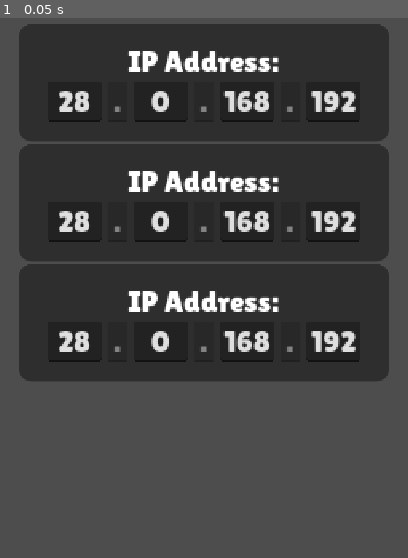
Above: before the commit, frame 1.
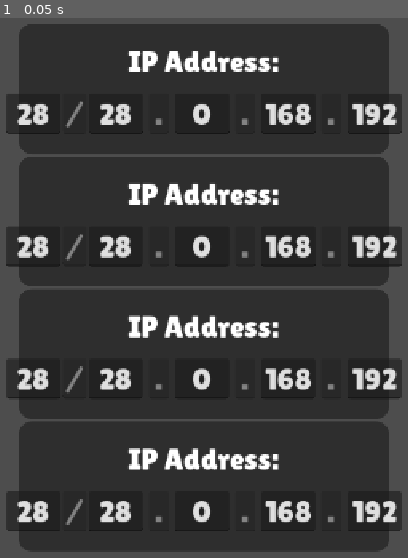
Above: after the commit, the same moment.

Repository: Blxee/255-problems
Game: Godot game, scene res://network_editor.tscn
Two runs of this game, one before a commit and one after it. Both use one fixed random seed, a clock stepped at 60 frames per second and the inputs below.
Inputs:
- Up to frame 1 (0.05 s): no input

The runs differ from the first frame. In frame 1, 41% of the frame differs, in the area x 1-99%, y 13-99%.

Commit message:
Added: subnet cidr filed

Diff:
--- /dev/null
+++ b/ip_addr.gd
@@ -0,0 +1,37 @@
+extends LineEdit
+
+var value: String = "0"
+
+func _on_text_changed(new_text: String) -> void:
+	if new_text.is_empty():
+		return
+	if not new_text.is_valid_int():
+		text = value
+	else:
+		var num: int = new_text.to_int()
+		if num < 0:
+			text = "0"
+		if num > 255:
+			text = "255"
+
+		value = str(num)
+
+
+func _on_cidr_text_changed(new_text: String) -> void:
+	if new_text.is_empty():
+		return
+	if not new_text.is_valid_int():
+		text = value
+	else:
+		var num: int = new_text.to_int()
+		if num < 0:
+			text = "0"
+		if num > 32:
+			text = "32"
+
+		value = str(num)
+
+
+func _on_focus_exited() -> void:
+	if text.is_empty():
+		text = "0"
--- /dev/null
+++ b/ip_editor.gd
@@ -0,0 +1,13 @@
+@tool
+extends PanelContainer
+
+@export var label: String = "IP Address":
+	set(val):
+		%Label.text = val
+		label = val
+
+@export var is_mask: bool = false:
+	set(val):
+		is_mask = val
+		%MaskSep.visible = is_mask
+		%Mask.visible = is_mask
--- a/ip_editor.tscn
+++ b/ip_editor.tscn
@@ -1,11 +1,14 @@
 [gd_scene format=3 uid="uid://bcv637dtrxlu8"]
 
+[ext_resource type="Script" uid="uid://dlnkhk0tkx1yu" path="res://ip_editor.gd" id="1_y0ay6"]
+[ext_resource type="Script" uid="uid://bauhqb4qerkss" path="res://ip_addr.gd" id="2_jtu5y"]
+
 [node name="IpEditor" type="PanelContainer" unique_id=374481799]
-anchors_preset = 15
+anchors_preset = 10
 anchor_right = 1.0
-anchor_bottom = 1.0
+offset_bottom = 122.0
 grow_horizontal = 2
-grow_vertical = 2
+script = ExtResource("1_y0ay6")
 
 [node name="MarginContainer" type="MarginContainer" parent="." unique_id=1595785900]
 layout_mode = 2
@@ -19,10 +22,16 @@
 size_flags_vertical = 4
 
 [node name="Label" type="Label" parent="MarginContainer/VBoxContainer" unique_id=1469947663]
+unique_name_in_owner = true
 layout_mode = 2
 text = "IP Address:"
 horizontal_alignment = 1
 vertical_alignment = 1
+
+[node name="HSeparator" type="HSeparator" parent="MarginContainer/VBoxContainer" unique_id=798236257]
+modulate = Color(1, 1, 1, 0)
+custom_minimum_size = Vector2(0, 16)
+layout_mode = 2
 
 [node name="HBoxContainer" type="HBoxContainer" parent="MarginContainer/VBoxContainer" unique_id=1254120576]
 layout_mode = 2
@@ -30,11 +39,12 @@
 theme_override_constants/separation = -128
 alignment = 1
 
-[node name="LineEdit" type="LineEdit" parent="MarginContainer/VBoxContainer/HBoxContainer" unique_id=1193078964]
+[node name="IPAddr1" type="LineEdit" parent="MarginContainer/VBoxContainer/HBoxContainer" unique_id=1193078964]
+unique_name_in_owner = true
 custom_maximum_size = Vector2(86, -1)
 layout_mode = 2
 size_flags_horizontal = 4
-focus_next = NodePath("../LineEdit3")
+focus_next = NodePath("../IPAddr2")
 text = "192"
 alignment = 1
 max_length = 3
@@ -42,6 +52,7 @@
 emoji_menu_enabled = false
 select_all_on_focus = true
 virtual_keyboard_type = 3
+script = ExtResource("2_jtu5y")
 
 [node name="Sep" type="LineEdit" parent="MarginContainer/VBoxContainer/HBoxContainer" unique_id=781497915]
 custom_minimum_size = Vector2(0.04, 0)
@@ -56,12 +67,13 @@
 expand_to_text_length = true
 emoji_menu_enabled = false
 
-[node name="LineEdit3" type="LineEdit" parent="MarginContainer/VBoxContainer/HBoxContainer" unique_id=164325342]
+[node name="IPAddr2" type="LineEdit" parent="MarginContainer/VBoxContainer/HBoxContainer" unique_id=164325342]
+unique_name_in_owner = true
 custom_maximum_size = Vector2(86, -1)
 layout_mode = 2
 size_flags_horizontal = 4
-focus_next = NodePath("../LineEdit5")
-focus_previous = NodePath("../LineEdit")
+focus_next = NodePath("../IPAddr3")
+focus_previous = NodePath("../IPAddr1")
 text = "168"
 alignment = 1
 max_length = 3
@@ -69,6 +81,7 @@
 emoji_menu_enabled = false
 select_all_on_focus = true
 virtual_keyboard_type = 3
+script = ExtResource("2_jtu5y")
 
 [node name="Sep1" type="LineEdit" parent="MarginContainer/VBoxContainer/HBoxContainer" unique_id=1447636609]
 custom_minimum_size = Vector2(0.04, 0)
@@ -82,12 +95,13 @@
 editable = false
 expand_to_text_length = true
 
-[node name="LineEdit5" type="LineEdit" parent="MarginContainer/VBoxContainer/HBoxContainer" unique_id=843244496]
+[node name="IPAddr3" type="LineEdit" parent="MarginContainer/VBoxContainer/HBoxContainer" unique_id=843244496]
+unique_name_in_owner = true
 custom_maximum_size = Vector2(86, -1)
 layout_mode = 2
 size_flags_horizontal = 4
-focus_next = NodePath("../LineEdit7")
-focus_previous = NodePath("../LineEdit3")
+focus_next = NodePath("../IPAddr4")
+focus_previous = NodePath("../IPAddr2")
 text = "0"
 alignment = 1
 max_length = 3
@@ -95,6 +109,7 @@
 emoji_menu_enabled = false
 select_all_on_focus = true
 virtual_keyboard_type = 3
+script = ExtResource("2_jtu5y")
 
 [node name="Sep2" type="LineEdit" parent="MarginContainer/VBoxContainer/HBoxContainer" unique_id=1058625910]
 custom_minimum_size = Vector2(0.04, 0)
@@ -108,11 +123,12 @@
 editable = false
 expand_to_text_length = true
 
-[node name="LineEdit7" type="LineEdit" parent="MarginContainer/VBoxContainer/HBoxContainer" unique_id=1141138161]
+[node name="IPAddr4" type="LineEdit" parent="MarginContainer/VBoxContainer/HBoxContainer" unique_id=1141138161]
+unique_name_in_owner = true
 custom_maximum_size = Vector2(86, -1)
 layout_mode = 2
 size_flags_horizontal = 4
-focus_previous = NodePath("../LineEdit5")
+focus_previous = NodePath("../IPAddr3")
 text = "28"
 alignment = 1
 max_length = 3
@@ -120,3 +136,42 @@
 emoji_menu_enabled = false
 select_all_on_focus = true
 virtual_keyboard_type = 3
+script = ExtResource("2_jtu5y")
+
+[node name="MaskSep" type="LineEdit" parent="MarginContainer/VBoxContainer/HBoxContainer" unique_id=2109408995]
+unique_name_in_owner = true
+custom_minimum_size = Vector2(0.04, 0)
+custom_maximum_size = Vector2(38, -1)
+propagate_maximum_size = true
+layout_mode = 2
+size_flags_horizontal = 4
+text = "/"
+alignment = 1
+max_length = 1
+editable = false
+expand_to_text_length = true
+
+[node name="Mask" type="LineEdit" parent="MarginContainer/VBoxContainer/HBoxContainer" unique_id=1076649419]
+unique_name_in_owner = true
+custom_maximum_size = Vector2(86, -1)
+layout_mode = 2
+size_flags_horizontal = 4
+focus_previous = NodePath("../IPAddr3")
+text = "28"
+alignment = 1
+max_length = 3
+expand_to_text_length = true
+emoji_menu_enabled = false
+select_all_on_focus = true
+virtual_keyboard_type = 3
+script = ExtResource("2_jtu5y")
+
+[connection signal="focus_exited" from="MarginContainer/VBoxContainer/HBoxContainer/IPAddr1" to="MarginContainer/VBoxContainer/HBoxContainer/IPAddr1" method="_on_focus_exited"]
+[connection signal="text_changed" from="MarginContainer/VBoxContainer/HBoxContainer/IPAddr1" to="MarginContainer/VBoxContainer/HBoxContainer/IPAddr1" method="_on_text_changed"]
+[connection signal="focus_exited" from="MarginContainer/VBoxContainer/HBoxContainer/IPAddr2" to="MarginContainer/VBoxContainer/HBoxContainer/IPAddr2" method="_on_focus_exited"]
+[connection signal="text_changed" from="MarginContainer/VBoxContainer/HBoxContainer/IPAddr2" to="MarginContainer/VBoxContainer/HBoxContainer/IPAddr2" method="_on_text_changed"]
+[connection signal="focus_exited" from="MarginContainer/VBoxContainer/HBoxContainer/IPAddr3" to="MarginContainer/VBoxContainer/HBoxContainer/IPAddr3" method="_on_focus_exited"]
+[connection signal="text_changed" from="MarginContainer/VBoxContainer/HBoxContainer/IPAddr3" to="MarginContainer/VBoxContainer/HBoxContainer/IPAddr3" method="_on_text_changed"]
+[connection signal="focus_exited" from="MarginContainer/VBoxContainer/HBoxContainer/IPAddr4" to="MarginContainer/VBoxContainer/HBoxContainer/IPAddr4" method="_on_focus_exited"]
+[connection signal="text_changed" from="MarginContainer/VBoxContainer/HBoxContainer/IPAddr4" to="MarginContainer/VBoxContainer/HBoxContainer/IPAddr4" method="_on_text_changed"]
+[connection signal="text_changed" from="MarginContainer/VBoxContainer/HBoxContainer/Mask" to="MarginContainer/VBoxContainer/HBoxContainer/Mask" method="_on_cidr_text_changed"]
--- a/network_editor.tscn
+++ b/network_editor.tscn
@@ -25,11 +25,14 @@
 [node name="VBoxContainer" type="VBoxContainer" parent="MarginContainer" unique_id=214370157]
 layout_mode = 2
 
-[node name="IpEditor" parent="MarginContainer/VBoxContainer" unique_id=1561809263 instance=ExtResource("1_51bf7")]
+[node name="IpEditor" parent="MarginContainer/VBoxContainer" unique_id=374481799 instance=ExtResource("1_51bf7")]
 layout_mode = 2
 
-[node name="IpEditor2" parent="MarginContainer/VBoxContainer" unique_id=749840974 instance=ExtResource("1_51bf7")]
+[node name="IpEditor2" parent="MarginContainer/VBoxContainer" unique_id=1768879230 instance=ExtResource("1_51bf7")]
 layout_mode = 2
 
-[node name="IpEditor3" parent="MarginContainer/VBoxContainer" unique_id=281917848 instance=ExtResource("1_51bf7")]
+[node name="IpEditor3" parent="MarginContainer/VBoxContainer" unique_id=6778741 instance=ExtResource("1_51bf7")]
 layout_mode = 2
+
+[node name="IpEditor4" parent="MarginContainer/VBoxContainer" unique_id=1441976802 instance=ExtResource("1_51bf7")]
+layout_mode = 2
--- /dev/null
+++ b/node_2d.tscn
@@ -0,0 +1,106 @@
+[gd_scene format=3 uid="uid://b4bbvvomoy5og"]
+
+[ext_resource type="Texture2D" uid="uid://d0gor6cvkliwm" path="res://icon.svg" id="1_wtcfe"]
+
+[node name="GraphEdit" type="GraphEdit" unique_id=993509090]
+anchors_preset = 15
+anchor_right = 1.0
+anchor_bottom = 1.0
+grow_horizontal = 2
+grow_vertical = 2
+scroll_offset = Vector2(-334, -358)
+grid_pattern = 1
+show_grid_buttons = false
+
+[node name="GraphFrame" type="GraphFrame" parent="." unique_id=565627741]
+layout_mode = 0
+offset_left = 393.0
+offset_top = 119.0
+offset_right = 675.0
+offset_bottom = 407.0
+mouse_filter = 1
+position_offset = Vector2(59, -239)
+title = "yeah"
+tint_color_enabled = true
+tint_color = Color(0.5606433, 0, 0.2797687, 0.7490196)
+
+[node name="FoldableContainer" type="FoldableContainer" parent="GraphFrame" unique_id=1117348481]
+layout_mode = 2
+title = "broooo"
+
+[node name="TextureRect" type="TextureRect" parent="GraphFrame/FoldableContainer" unique_id=943684388]
+layout_mode = 2
+texture = ExtResource("1_wtcfe")
+
+[node name="GraphNode" type="GraphNode" parent="." unique_id=158052853]
+layout_mode = 0
+offset_left = 486.0
+offset_top = 598.0
+offset_right = 679.0
+offset_bottom = 841.0
+mouse_filter = 1
+position_offset = Vector2(152, 240)
+draggable = false
+title = "Bruh"
+slots_focus_mode = 1
+slot/0/left_enabled = true
+slot/0/left_type = 12
+slot/0/left_color = Color(1, 1, 1, 1)
+slot/0/left_icon = null
+slot/0/right_enabled = true
+slot/0/right_type = 0
+slot/0/right_color = Color(1, 1, 1, 1)
+slot/0/right_icon = ExtResource("1_wtcfe")
+slot/0/draw_stylebox = true
+
+[node name="TextureRect" type="TextureRect" parent="GraphNode" unique_id=1149642915]
+layout_mode = 2
+texture = ExtResource("1_wtcfe")
+
+[node name="GraphNode2" type="GraphNode" parent="." unique_id=1355460156]
+layout_mode = 0
+offset_left = 43.0
+offset_top = 427.0
+offset_right = 236.0
+offset_bottom = 643.0
+mouse_filter = 1
+position_offset = Vector2(-291, 69)
+draggable = false
+title = "Bruh"
+slot/0/left_enabled = true
+slot/0/left_type = 0
+slot/0/left_color = Color(1, 1, 1, 1)
+slot/0/left_icon = null
+slot/0/right_enabled = true
+slot/0/right_type = 0
+slot/0/right_color = Color(1, 1, 1, 1)
+slot/0/right_icon = null
+slot/0/draw_stylebox = true
+
+[node name="TextureRect" type="TextureRect" parent="GraphNode2" unique_id=1257014608]
+layout_mode = 2
+texture = ExtResource("1_wtcfe")
+
+[node name="GraphNode3" type="GraphNode" parent="." unique_id=1157391590]
+layout_mode = 0
+offset_left = 305.0
+offset_top = 878.0
+offset_right = 498.0
+offset_bottom = 1094.0
+mouse_filter = 1
+position_offset = Vector2(-29, 520)
+draggable = false
+title = "Bruh"
+slot/0/left_enabled = true
+slot/0/left_type = 0
+slot/0/left_color = Color(1, 1, 1, 1)
+slot/0/left_icon = null
+slot/0/right_enabled = true
+slot/0/right_type = 0
+slot/0/right_color = Color(1, 1, 1, 1)
+slot/0/right_icon = null
+slot/0/draw_stylebox = true
+
+[node name="TextureRect" type="TextureRect" parent="GraphNode3" unique_id=2145255614]
+layout_mode = 2
+texture = ExtResource("1_wtcfe")
--- a/project.godot
+++ b/project.godot
@@ -23,6 +23,10 @@
 window/stretch/aspect="expand"
 window/handheld/orientation=1
 
+[editor_plugins]
+
+enabled=PackedStringArray("res://addons/godot-neovim/plugin.cfg")
+
 [gui]
 
 theme/custom="uid://crteo0yath7bb"
Not shown, added: ip_addr.gd.uid
Not shown, added: ip_editor.gd.uid
